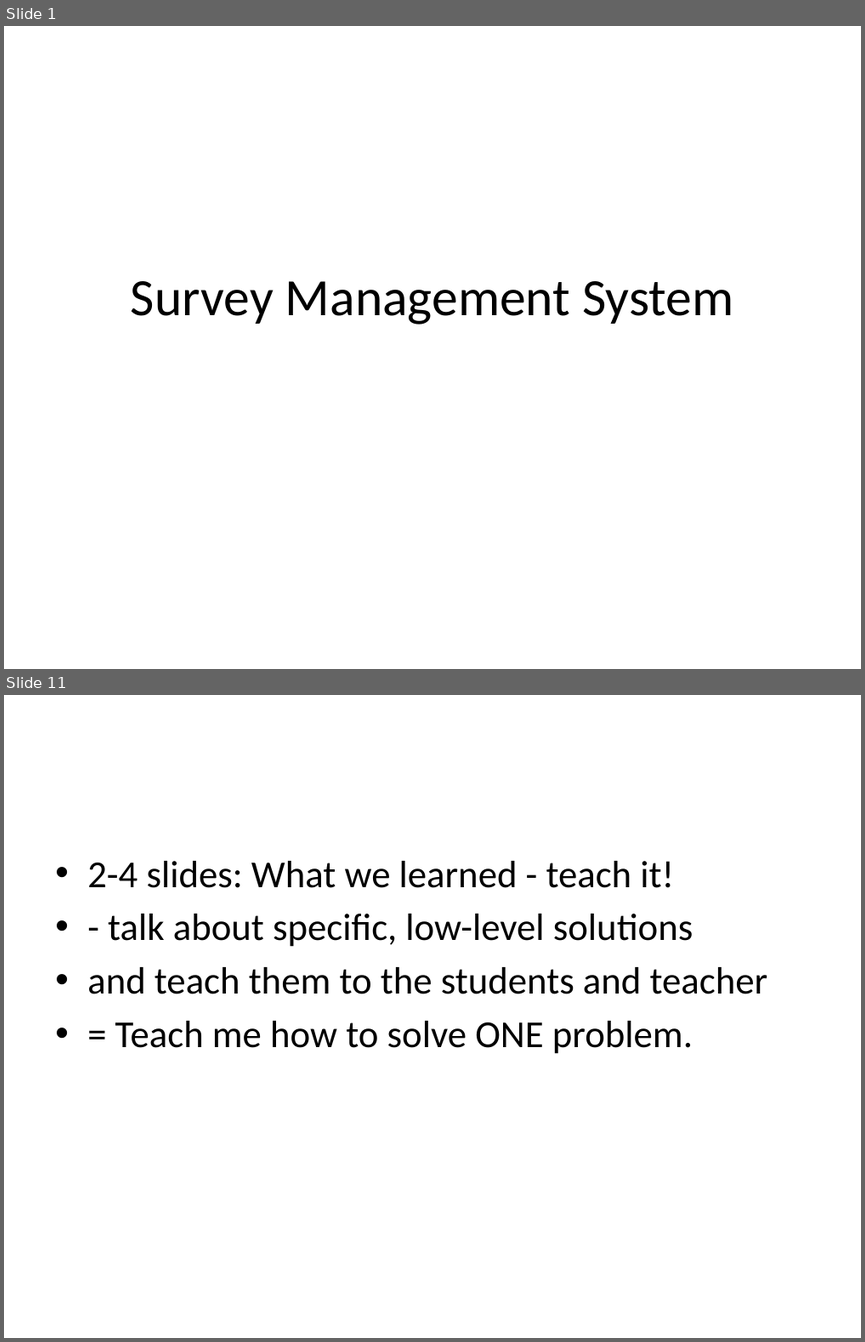
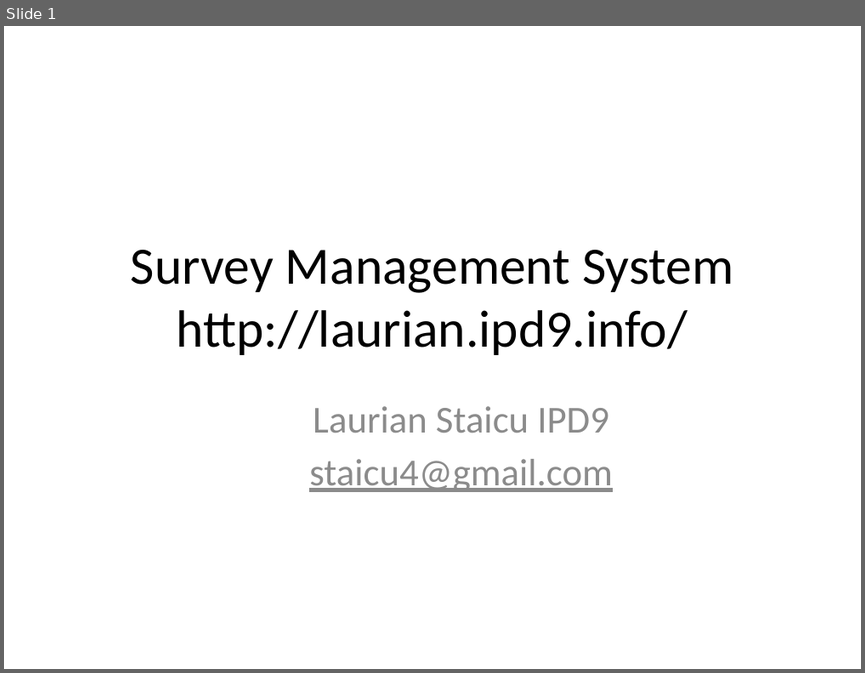
Before and after one commit to staicu/ipd9-php-project, a slide deck: documents/Presentation.pptx. Shown one above the other, each under a label of ours: slides 1 and 11 before the commit, slide 1 after it; the slides between them are not shown. The pictures are 865x1342 and 865x673 pixels, drawn with LibreOffice and Linux fonts; fonts in the diff are those of the drawing. Boxes give left, top, right and bottom in pixels: in the first picture for what was removed or moved away, otherwise in the second. Text is boxed around its words. In the diff, an @@ line names an element or a change of style, - is before the commit and + after.

```diff
--- a/documents/Presentation.pptx
+++ b/documents/Presentation.pptx
@@ slide 11 removed at [4, 695, 861, 1338], background #FFFFFF @@
@@ text removed at [87, 861, 768, 1054] @@
-• 2-4 slides: What we learned - teach it!
-• - talk about specific, low-level solutions
-• and teach them to the students and teacher
-• = Teach me how to solve ONE problem.
@@ slide 1 changed as well @@
@@ title at [131, 250, 733, 355]: text changed @@
-Survey Management System
+Survey Management System
+http://laurian.ipd9.info/
@@ subtitle added at [309, 406, 613, 492], 32 pt, text #8C8C8C @@
+Laurian Staicu IPD9
+staicu4@gmail.com
```
Also in this commit, not shown: 16 slides added, 12 other slides removed, 5 other files.
